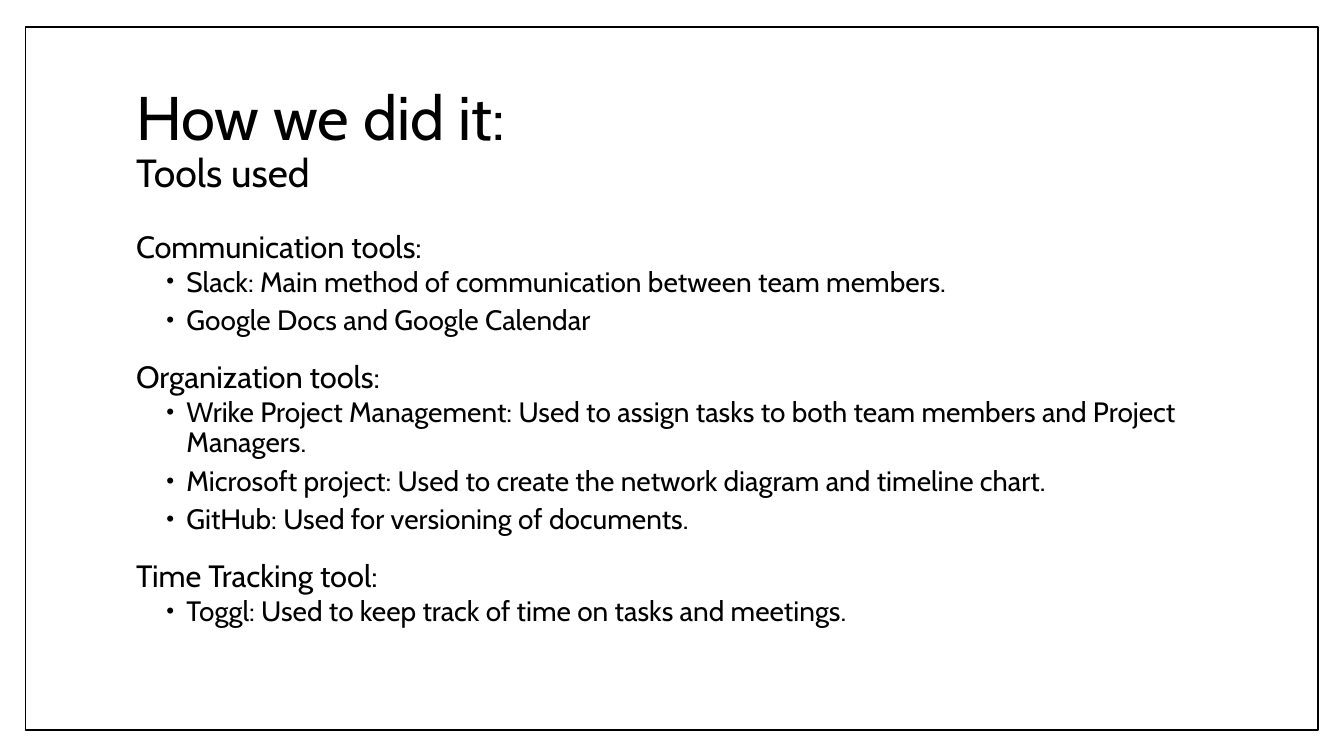
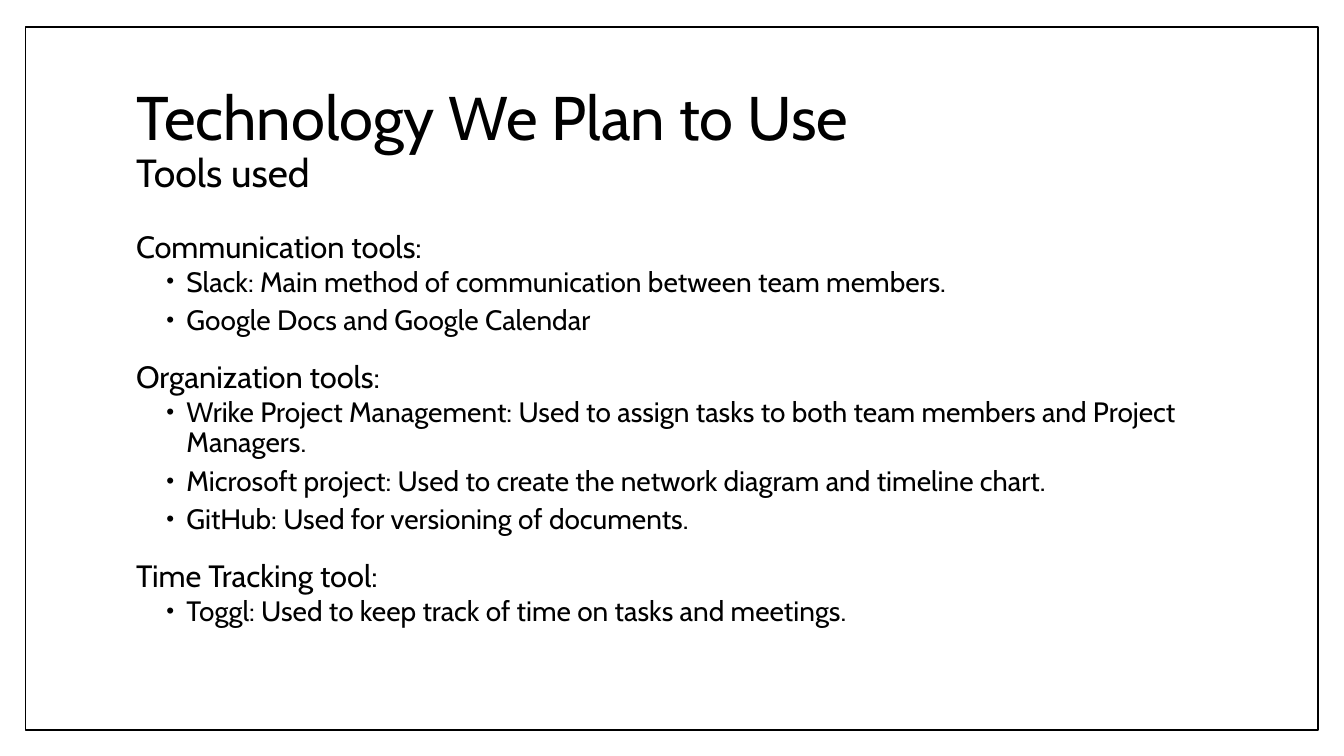
Before and after one commit to umdfeynman/umdfeynman, a slide deck: slide 8 of Work_In_Progress/CS/SPMP_Presentation.pptx (slide 6 before the commit). Drawn at 1344x756 pixels with LibreOffice and Linux fonts; fonts in the diff are those of the drawing. Boxes give left, top, right and bottom in pixels: in the first picture for what was removed or moved away, otherwise in the second. Text is boxed around its words. In the diff, an @@ line names an element or a change of style, - is before the commit and + after.

```diff
--- a/Work_In_Progress/CS/SPMP_Presentation.pptx
+++ b/Work_In_Progress/CS/SPMP_Presentation.pptx
@@ title at [136,93,848,188]: text changed @@
-How we did it:
-Tools used
+Technology We Plan to Use
+Tools used
```
Also in this commit, not shown: 9 other slides changed, 7 slides added, 1 slide removed.
